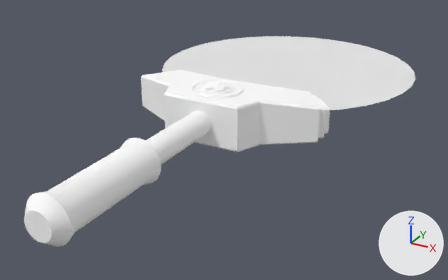
Two versions of the Blender file Assets/Misc/Chronolens/Chronolens.blend, one commit apart.
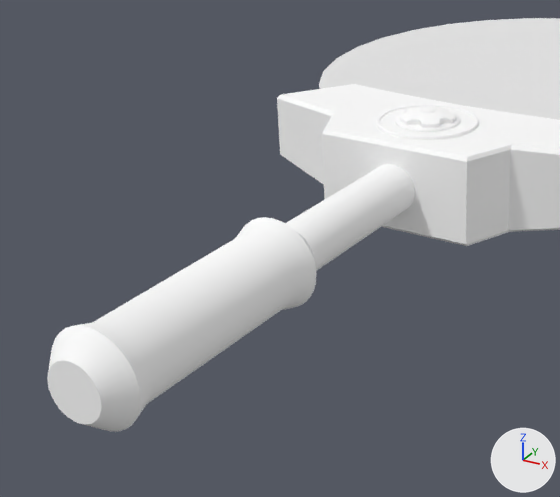
Each version is shown whole from a camera (50 mm lens) standing at (2.39, -5.57, 1.87) and looking at (-0.02, -1.19, -0.32), then close up on the part from 0% to 64% of the width and 10% to 100% of the height. Every picture has the same lights, and +X, +Y and +Z are marked at lower right.

In view in the first close-up: 'Gear', 'Handle', 'Lense'.
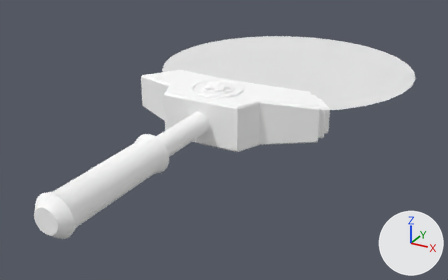
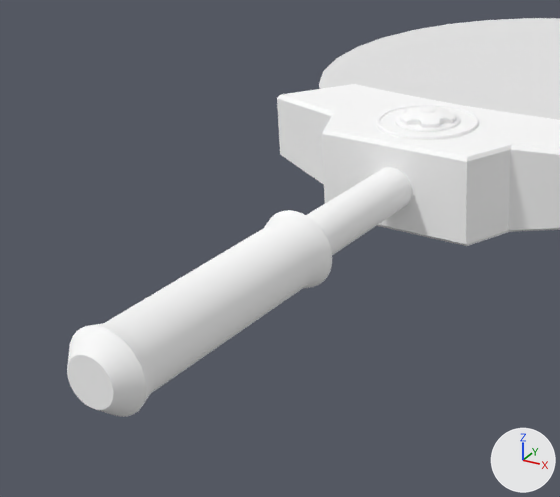
Where the change shows, as pixel boxes [x1, y1, x2, y2] in the close-ups (560 x 497 px; the box of a moved part takes in the faces that stretch with it):
'Handle', reshaped: before [47, 84, 560, 432]; after [67, 84, 560, 417]
part 1 of me_plane, moved or reshaped: before [47, 161, 434, 432]; after [67, 161, 434, 417]

What changed in the scene script:
```text
Change me_plane:
    used by ob_handle; location = (0.0, -0.587, 0.0)
    remove me_plane.from_pydata(...)  # 400 vertices, 337 faces; spans x 0.0..0.86, y -2.83..-0.16, z 0.0..0.21
    add me_plane.from_pydata(...)  # 400 vertices, 337 faces; spans x 0.0..0.86, y -2.76..-0.16, z 0.0..0.21
    me_plane part 1: 64 of 400 vertices moved; they spanned x 0.0..0.17, y -2.83..-1.03, z 0.0..0.17 and now span x 0.0..0.15, y -2.76..-1.03, z 0.0..0.15; mean shift (-0.01, 0.08, -0.01); largest move (0.0, -1.92, 0.15) -> (0.0, -1.78, 0.13)
```
